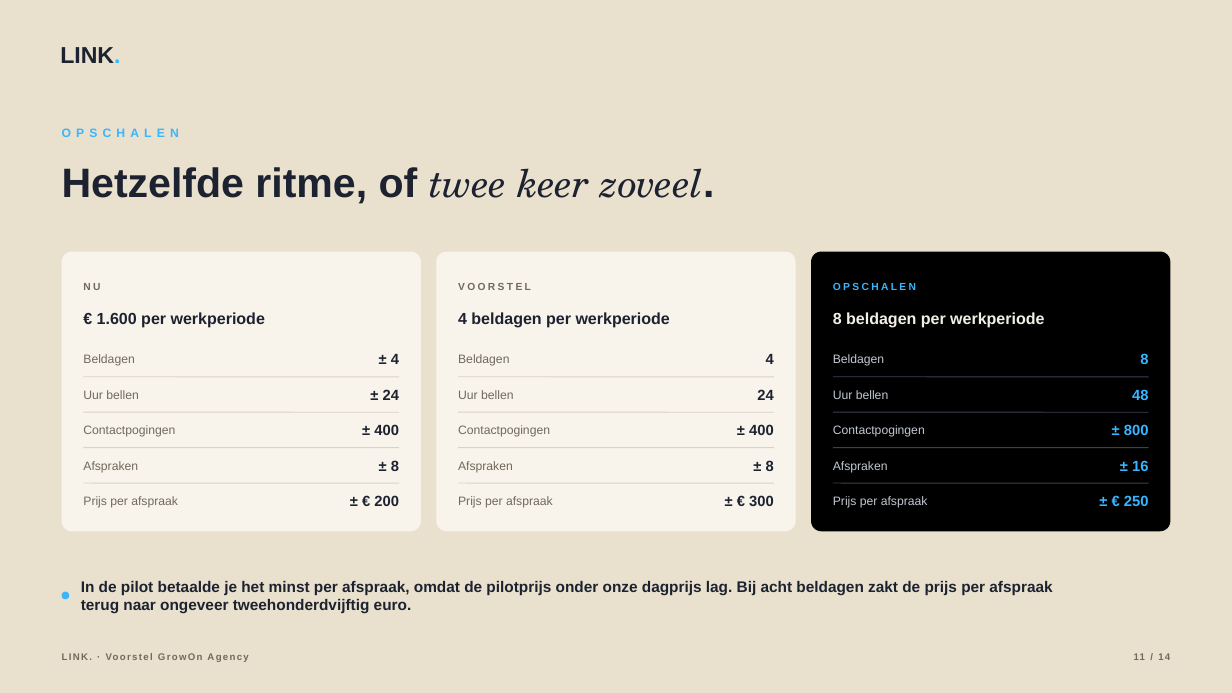
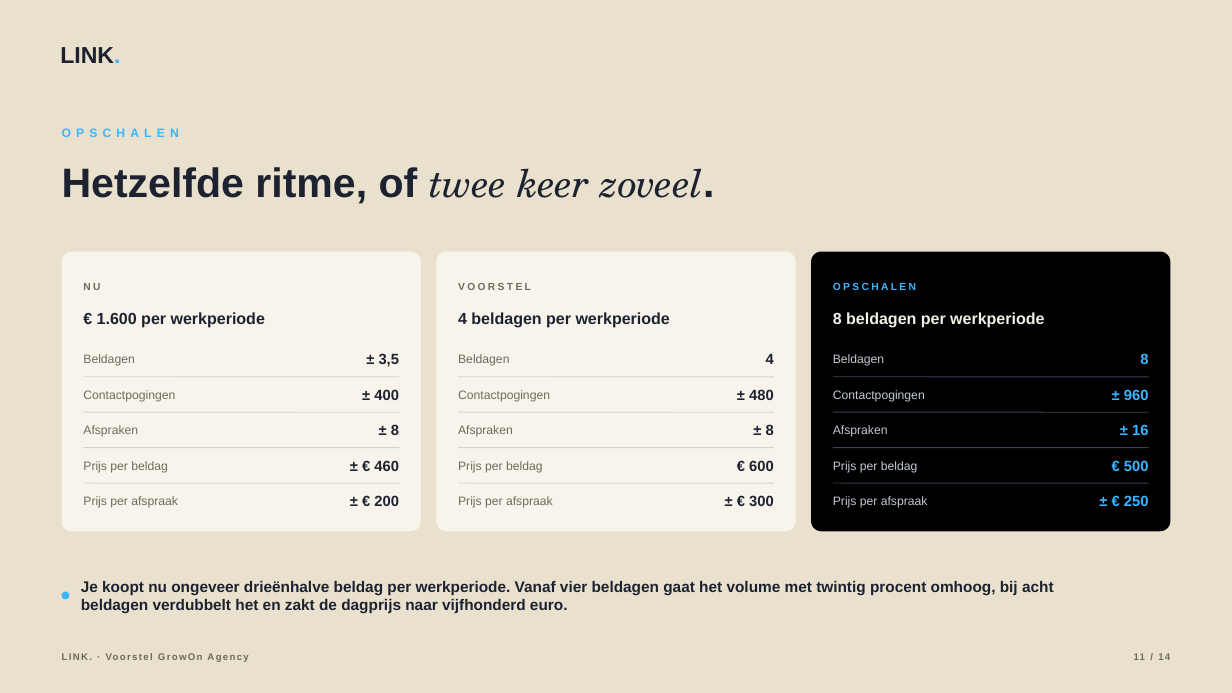
Before and after one commit to hens-lang/Test, a slide deck: slide 11 of output/LINK. voorstel GrowOn Agency.pptx. Drawn at 1232x693 pixels with LibreOffice and Linux fonts; fonts in the diff are those of the drawing. Boxes give left, top, right and bottom in pixels: in the first picture for what was removed or moved away, otherwise in the second. Text is boxed around its words. In the diff, an @@ line names an element or a change of style, - is before the commit and + after.

```diff
--- a/output/LINK. voorstel GrowOn Agency.pptx
+++ b/output/LINK. voorstel GrowOn Agency.pptx
@@ text at (379,353,400,367): text changed @@
-± 4
+± 3,5
@@ text removed at (383,389,399,400) @@
-± 24
@@ text at (749,389,774,400): text changed @@
-24
+± 480
@@ 10 texts: place and size @@
-10 texts at (83,424,1148,474)
+10 texts at (83,389,1148,438)
@@ text at (1124,389,1149,400): text changed @@
-48
+± 960
@@ text removed at (83,390,138,399) @@
-Uur bellen
@@ text removed at (458,390,513,399) @@
-Uur bellen
@@ text removed at (833,390,888,399) @@
-Uur bellen
@@ text removed at (749,424,774,435) @@
-± 400
@@ text removed at (1124,424,1149,435) @@
-± 800
@@ text added at (83,461,168,473), 9.5 pt, text #6F6A5C @@
+Prijs per beldag
@@ text added at (374,460,399,471), 11.5 pt, text #1C2230, bold @@
+± € 460
@@ text added at (458,461,543,473), 9.5 pt, text #6F6A5C @@
+Prijs per beldag
@@ text added at (749,460,774,471), 11.5 pt, text #1C2230, bold @@
+€ 600
@@ text added at (833,461,918,473), 9.5 pt, text #C2C8D2 @@
+Prijs per beldag
@@ text added at (1124,460,1149,471), 11.5 pt, text #38B6FF, bold @@
+€ 500
@@ text at (81,581,1054,614): text changed @@
-In de pilot betaalde je het minst per afspraak, omdat de pilotprijs onder onze dagprijs lag. Bij acht beldagen zakt de prijs per afspraak terug naar ongeveer tweehonderdvijftig euro.
+Je koopt nu ongeveer drieënhalve beldag per werkperiode. Vanaf vier beldagen gaat het volume met twintig procent omhoog, bij acht beldagen verdubbelt het en zakt de dagprijs naar vijfhonderd euro.
```
Also in this commit, not shown: 2 other slides changed, 6 other files.
